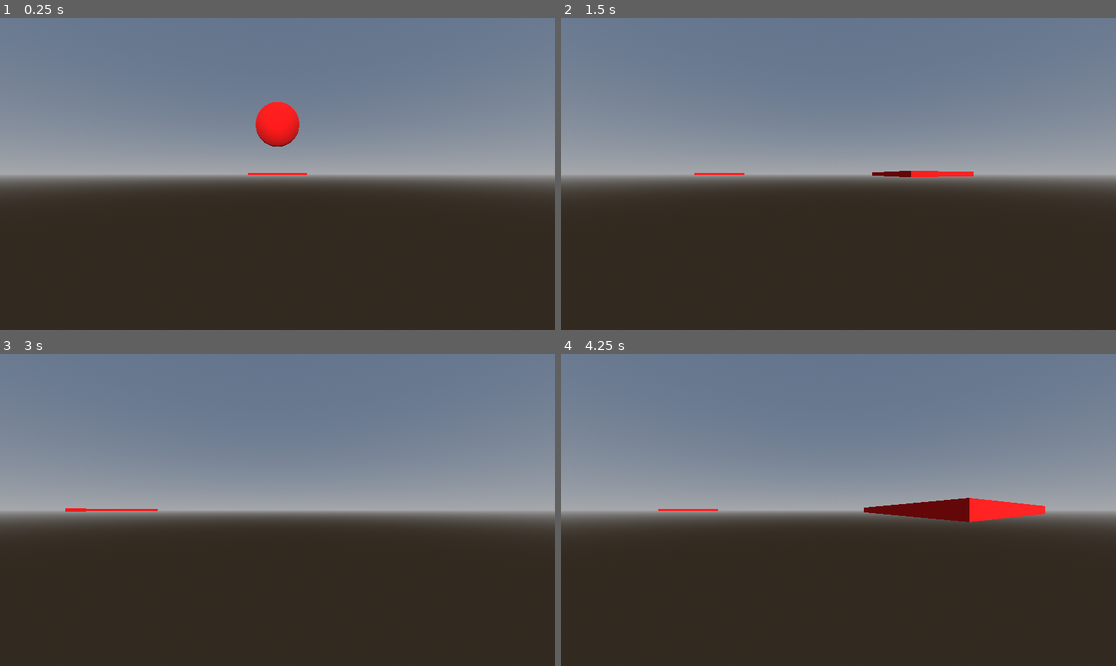
Above: before the commit, frames 1-4 (two rows, left to right).
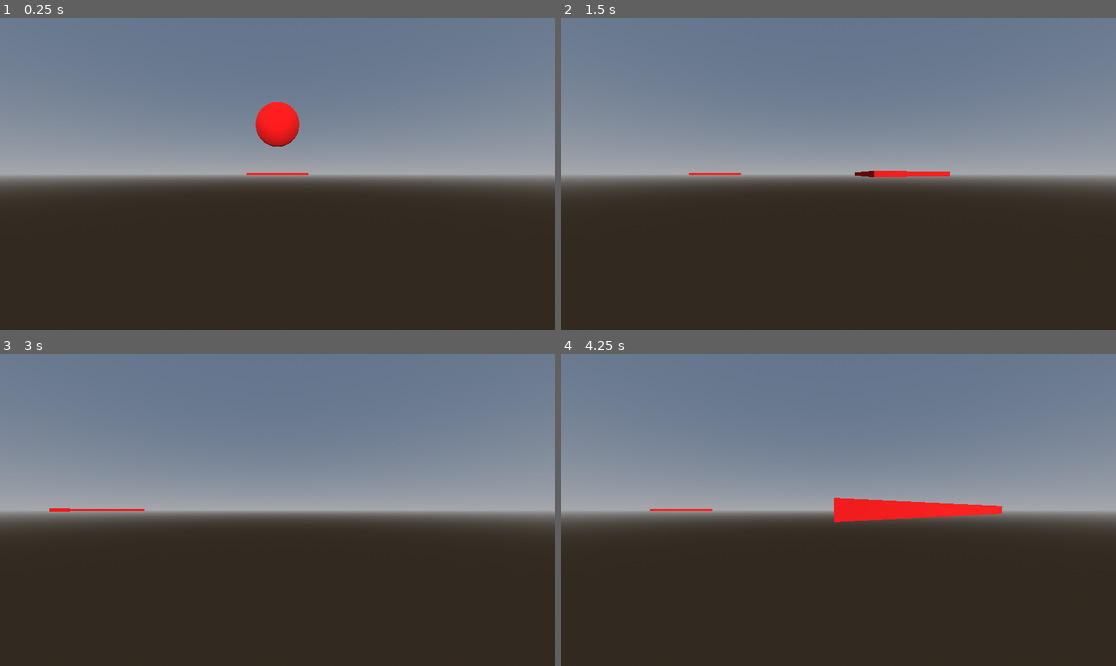
Above: after the commit, the same moments.

Repository: PaulErpen/terraineditor
Game: Godot game, scene res://scenes/cell_manager/cell_manager.tscn
Two runs of this game, one before a commit and one after it. Both use one fixed random seed, a clock stepped at 60 frames per second and the inputs below.
Inputs (mouse positions are in pixels of both pictures, inside the frame that each line leads up to):
- Up to frame 1 (0.25 s): no input
- Up to frame 2 (1.5 s): tap Enter at 0.5 s; move the mouse to (960, 158) at 0.52 s; hold D (right) 0.53-1.28 s; hold F (resize_brush) 0.53-1.28 s; click (960, 158) at 0.67 s; move the mouse to (727, 189) at 1.27 s; hold S (backward) from 1.28 s (still down); tap F (resize_brush) at 1.35 s
- Up to frame 3 (3 s): move the mouse to (333, 441) at 2.02 s; release S (backward) at 2.03 s; hold D (right) 2.03-2.78 s; hold F (resize_brush) 2.03-2.78 s; move the mouse to (249, 572) at 2.77 s; hold W (forward) from 2.78 s (still down); tap F (resize_brush) at 2.85 s; click (249, 572) at 2.92 s
- Up to frame 4 (4.25 s): move the mouse to (1005, 556) at 3.52 s; release W (forward) at 3.53 s; hold A (left) from 3.53 s (still down); hold F (resize_brush) from 3.53 s (still down)

The runs differ from the first frame. In frame 1, less than 0.1% of the frame differs, in the area x 44-56%, y 49-51%; in frame 2, 0.3%; in frame 3, less than 0.1%; in frame 4, 2.1%, in the area x 16-88%, y 46-54%.

Commit message:
Rescale to 16x16

Diff:
--- a/scenes/cell/cell.gdshader
+++ b/scenes/cell/cell.gdshader
@@ -12,8 +12,8 @@
 float sample_height(vec2 uv) {
 	ivec2 texel_size = textureSize(displacement_texture, 0);
 	ivec2 iuv = ivec2(
-		int(uv.x * float(texel_size.x - 1)),
-		int(uv.y * float(texel_size.y - 1))
+		int(round(uv.x * float(texel_size.x - 1))),
+		int(round(uv.y * float(texel_size.y - 1)))
 	);
 	float height_value = texelFetch(displacement_texture, iuv, 0).r;
 	return height_value;
--- a/scenes/cell/cell.tscn
+++ b/scenes/cell/cell.tscn
@@ -27,15 +27,15 @@
 
 [sub_resource type="PlaneMesh" id="PlaneMesh_p0bd4"]
 resource_local_to_scene = true
-size = Vector2(16, 16)
-subdivide_width = 15
-subdivide_depth = 15
+size = Vector2(15, 15)
+subdivide_width = 14
+subdivide_depth = 14
 
 [sub_resource type="HeightMapShape3D" id="HeightMapShape3D_thpho"]
 resource_local_to_scene = true
-map_width = 17
-map_depth = 17
-map_data = PackedFloat32Array(0, 0, 0, 0, 0, 0, 0, 0, 0, 0,  …(696 unchanged characters)… 0, 0, 0, 0, 0, 0, 0, 0, 0, 0, 0, 0, 0, 0, 0, 0, 0, 0, 0, 0, 0, 0, 0, 0, 0, 0, 0, 0, 0, 0, 0, 0, 0, 0, 0, 0, 0, 0, 0, 0, 0, 0, 0, 0, 0, 0, 0)
+map_width = 16
+map_depth = 16
+map_data = PackedFloat32Array(0, 0, 0, 0, 0, 0, 0, 0, 0, 0,  …(696 unchanged characters)… 0, 0, 0, 0, 0, 0, 0, 0, 0, 0, 0, 0, 0, 0)
 
 [node name="Cell" type="MeshInstance3D"]
 material_override = SubResource("ShaderMaterial_a8sli")
